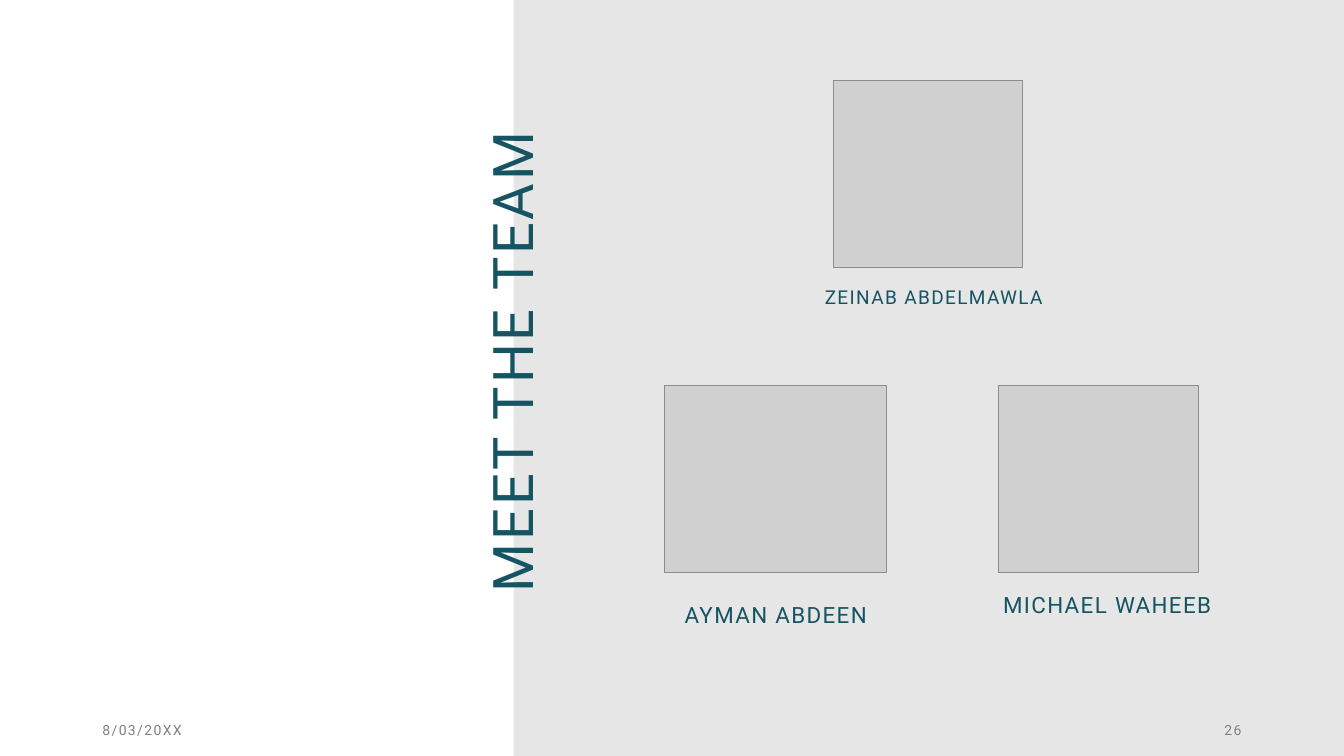
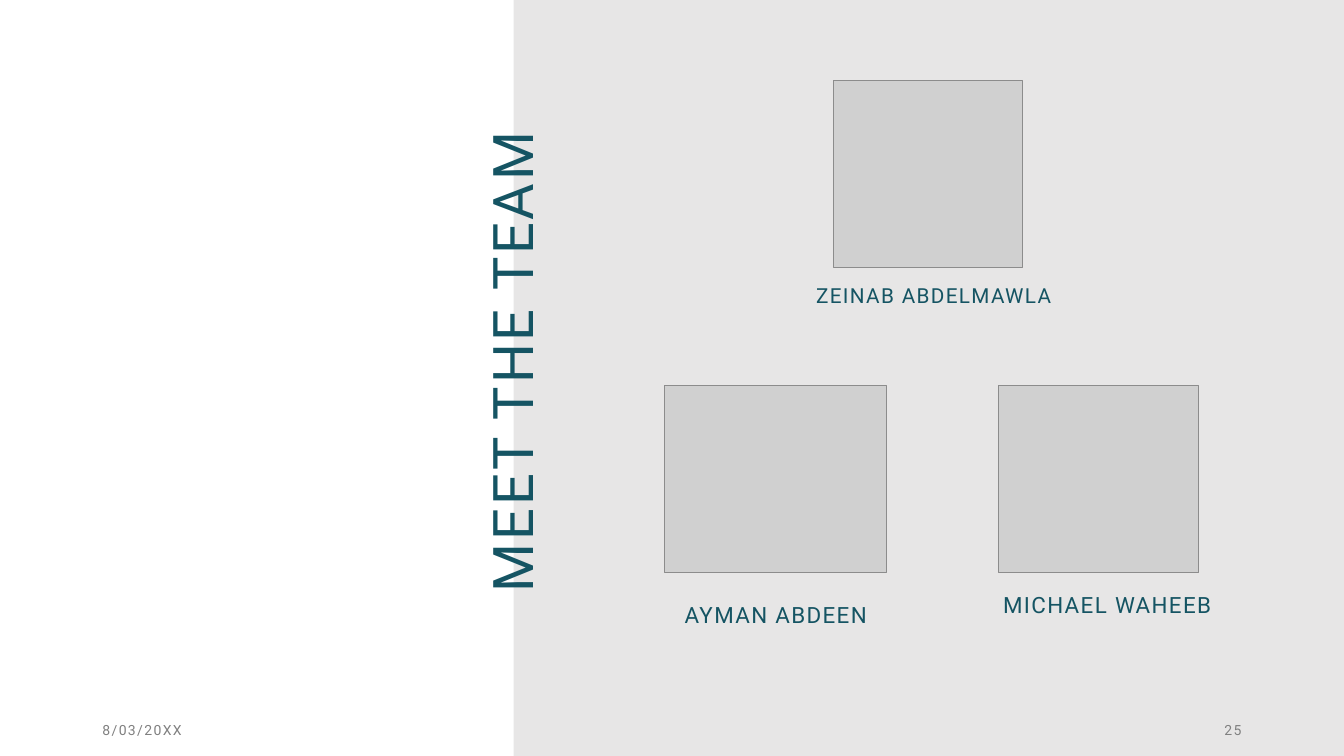
Before and after one commit to zeinabmohamed/MedicalChatbot, a slide deck: slide 25 of Docs/Chatbot with specific topic presentation.pptx (slide 26 before the commit). Drawn at 1344x756 pixels with LibreOffice and Linux fonts; fonts in the diff are those of the drawing; grey boxes stand for pictures. Boxes give left, top, right and bottom in pixels: in the first picture for what was removed or moved away, otherwise in the second. Text is boxed around its words. In the diff, an @@ line names an element or a change of style, - is before the commit and + after.

```diff
--- a/Docs/Chatbot with specific topic presentation.pptx
+++ b/Docs/Chatbot with specific topic presentation.pptx
@@ text "ZEINAB ABDELMAWLA" at (816, 288, 1051, 303): size 13.6 to 14.8 pt; line spacing 0.8 to 0.9 @@
```
Also in this commit, not shown: 19 other slides changed, 1 slide removed.
